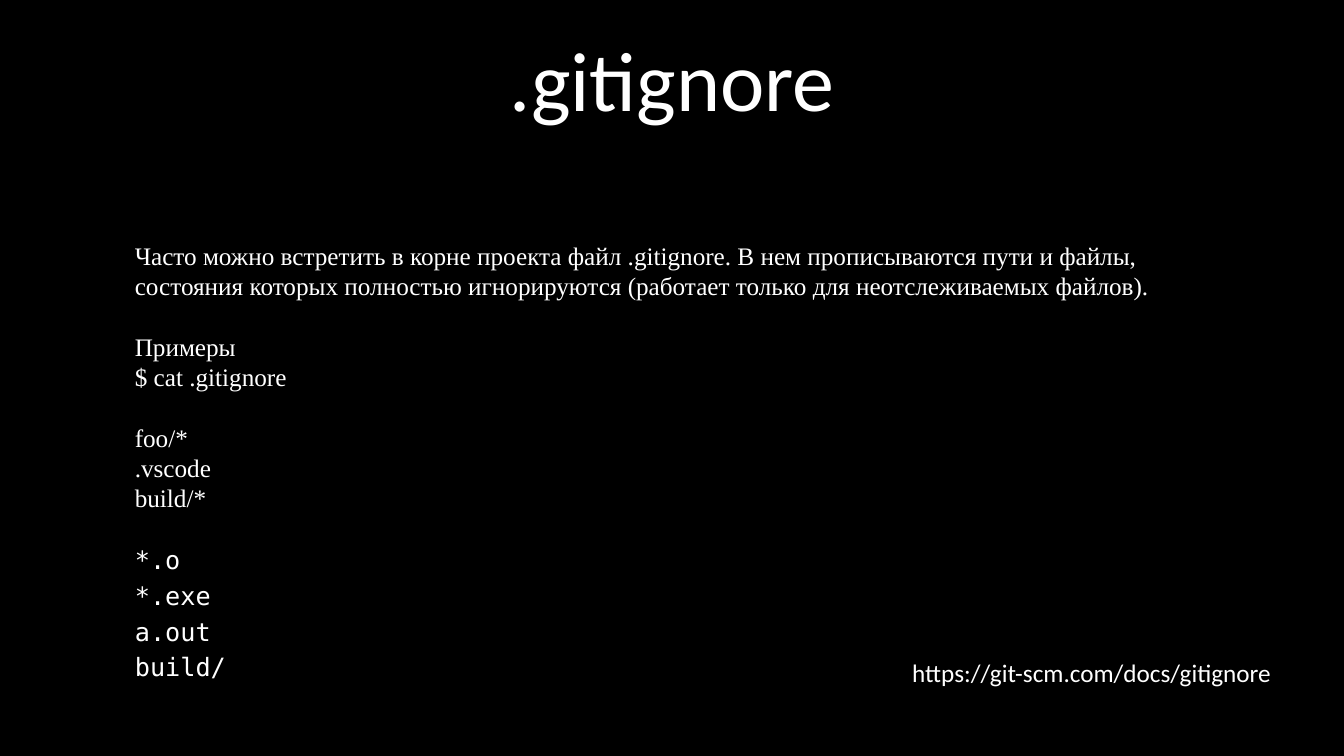
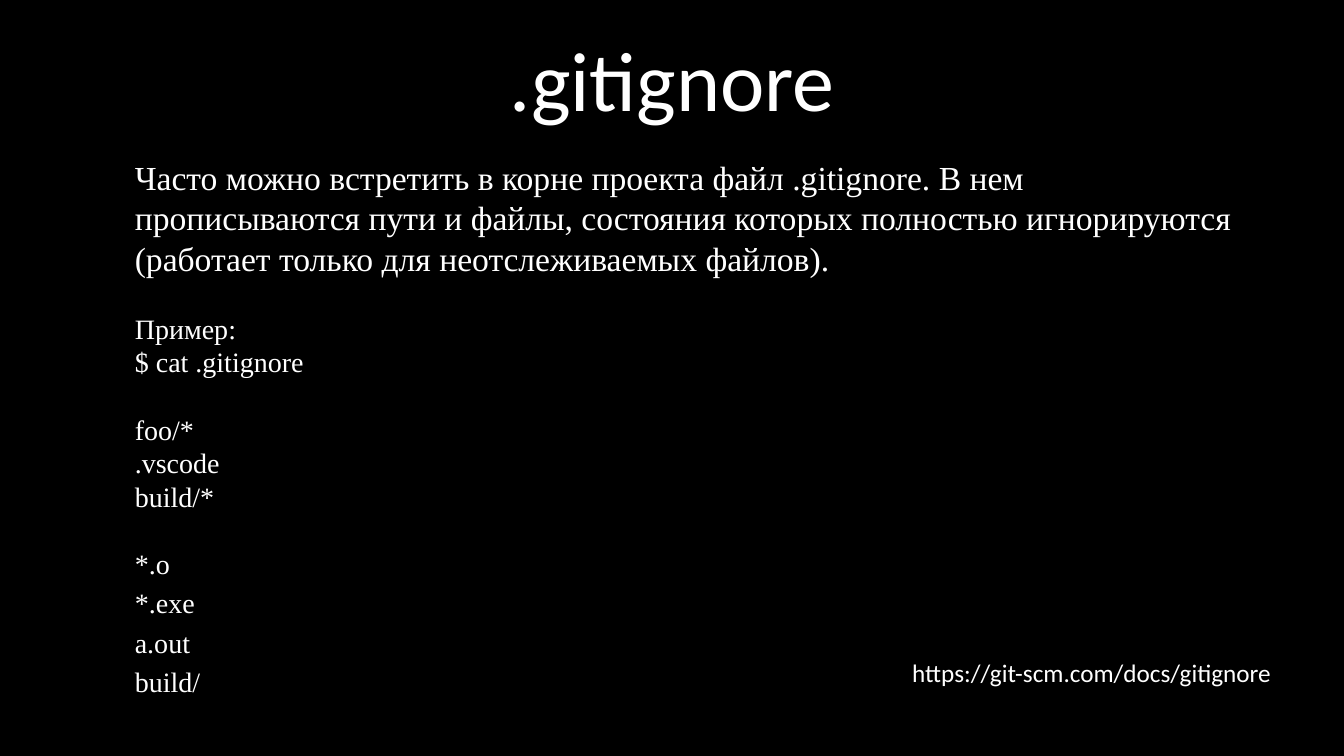
Before and after one commit to kruffka/C-Programming, a slide deck: slide 14 of 9_git/9_git.pptx (slide 15 before the commit). Drawn at 1344x756 pixels with LibreOffice and Linux fonts; fonts in the diff are those of the drawing. Boxes give left, top, right and bottom in pixels: in the first picture for what was removed or moved away, otherwise in the second. Text is boxed around its words. In the diff, an @@ line names an element or a change of style, - is before the commit and + after.

```diff
--- a/9_git/9_git.pptx
+++ b/9_git/9_git.pptx
@@ text "Часто можно встретить в корне ..." moved from (x1=135, y1=247, x2=1149, y2=508) to (x1=135, y1=166, x2=1231, y2=693) @@
@@ text at (x1=135, y1=166, x2=1231, y2=508): size 18 to 24 pt in "Часто можно встретить в корне проекта файл ..."; size 18 to 20 pt in "$ cat .gitignore", "foo/*", ".vscode", "build/*" @@
@@ text at (x1=135, y1=320, x2=236, y2=344): text changed; size 18 to 20 pt @@
-Примеры
+Пример:
@@ text at (x1=135, y1=555, x2=200, y2=693): paragraphs added @@
+*.o
+*.exe
+a.out
+build/
@@ text removed at (x1=135, y1=550, x2=226, y2=679) @@
-*.o
-*.exe
-a.out
-build/
```
Also in this commit, not shown: 16 other slides changed, 4 slides added, 4 slides removed, 4 other files.
